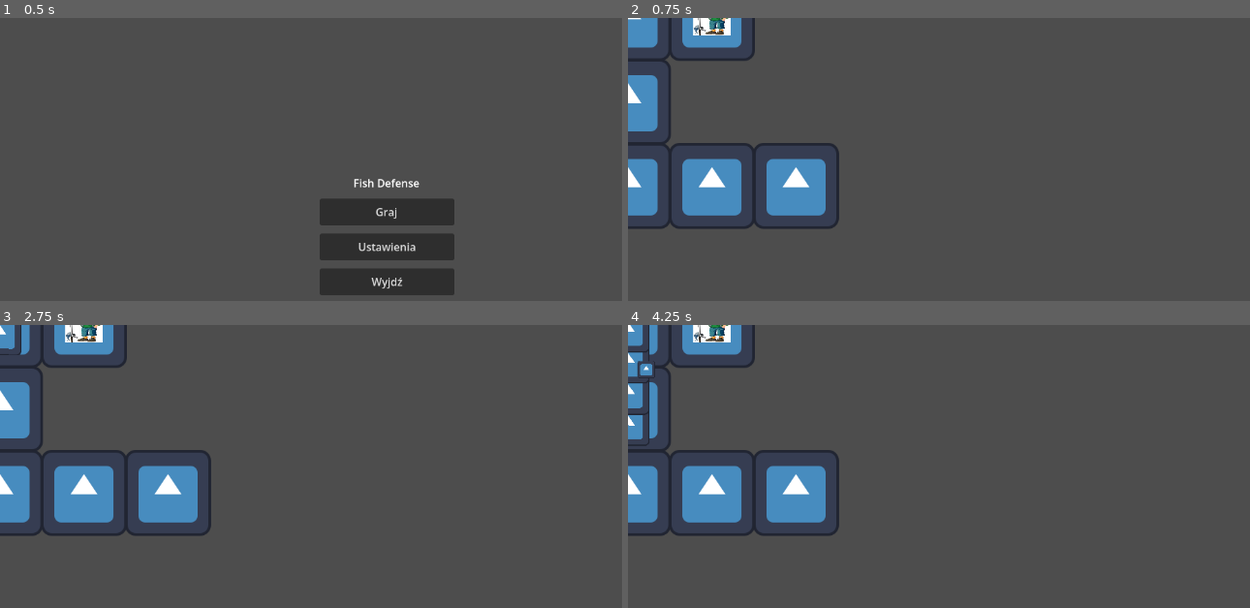
Above: before the commit, frames 1-4 (two rows, left to right).
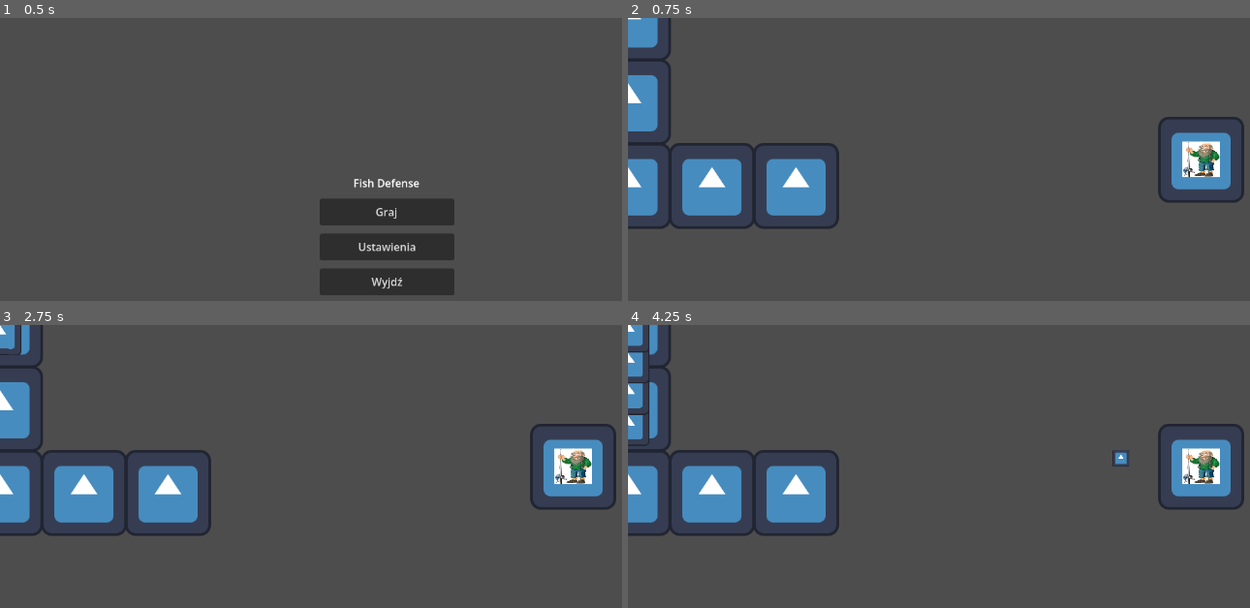
Above: after the commit, the same moments.

Repository: 1p22geo/dzem
Game: Godot game, scene res://scenes/ui/MainMenu.tscn
Two runs of this game, one before a commit and one after it. Both use one fixed random seed, a clock stepped at 60 frames per second and the inputs below. The engine's default icon, where the game draws it, is replaced by a stand-in: a white triangle on a blue panel in a dark square.
Inputs (mouse positions are in pixels of both pictures, inside the frame that each line leads up to):
- Up to frame 1 (0.5 s): no input
- Up to frame 2 (0.75 s): click "Graj" at 0.5 s
- Up to frame 3 (2.75 s): tap Enter at 1.25 s; move the mouse to (559, 520) at 1.27 s; click (559, 520) at 1.42 s; tap Space at 2 s; move the mouse to (230, 565) at 2.02 s; click (230, 565) at 2.17 s
- Up to frame 4 (4.25 s): tap Enter at 2.75 s; move the mouse to (1094, 446) at 2.77 s; click (1094, 446) at 2.92 s; move the mouse to (outside the picture) at 3.52 s; click (outside the picture) at 3.67 s

Frame 1 is identical in both runs. In frame 2, 3.6% of the frame differs, in the area x 6-100%, y 0-66%; in frame 3, 3.6%; in frame 4, 3.9%, in the area x 1-100%, y 0-66%.

Commit message:
fix disapearing ammo

Diff:
--- a/resources/tower_defs/TestTower.tres
+++ b/resources/tower_defs/TestTower.tres
@@ -11,5 +11,5 @@
 projectile_speed = 180.0
 damage = 1.0
 name = "Test Tower"
-attackRange = 150
+attackRange = 1500
 fire_delay = 1.0
--- a/scenes/maps/Level1.tscn
+++ b/scenes/maps/Level1.tscn
@@ -17,7 +17,7 @@
 
 [node name="Platform" parent="tiles" unique_id=1084195734 instance=ExtResource("2_cnp4h")]
 top_level = true
-position = Vector2(125, 0)
+position = Vector2(853, 211)
 tower = ExtResource("2_ry3nc")
 
 [node name="Spawner" parent="tiles" unique_id=1579113028 node_paths=PackedStringArray("next") instance=ExtResource("3_nuvw0")]
--- a/scripts/core/Enemy.gd
+++ b/scripts/core/Enemy.gd
@@ -14,6 +14,7 @@
 
 # Called when the node enters the scene tree for the first time.
 func _ready() -> void:
+	add_to_group("enemies")
 	if type != null:
 		$Sprite2D.texture = type.texture
 		hp = type.health;
--- a/scripts/core/Projectile.gd
+++ b/scripts/core/Projectile.gd
@@ -5,6 +5,8 @@
 var target:Enemy;
 var speed:float;
 var damage:float;
+var flight_direction: Vector2 = Vector2.RIGHT
+const DESPAWN_MARGIN := 64.0
 
 # Called when the node enters the scene tree for the first time.
 func _ready() -> void:
@@ -13,14 +15,26 @@
 
 # Called every frame. 'delta' is the elapsed time since the previous frame.
 func _process(delta: float) -> void:
-	if not is_instance_valid(target):
+	if is_instance_valid(target):
+		var target_vector := target.global_position - global_position
+		if target_vector != Vector2.ZERO:
+			flight_direction = target_vector.normalized()
+	elif flight_direction == Vector2.ZERO:
 		queue_free()
 		return
 
-	global_position = global_position.move_toward(target.global_position, speed * delta)
+	global_position += flight_direction * speed * delta
 
-	if global_position.distance_to(target.global_position) <= 4.0:
-		target.hp -= damage;
+	for enemy in get_tree().get_nodes_in_group("enemies"):
+		if not is_instance_valid(enemy):
+			continue
+		if enemy.hp <= 0:
+			continue
+		if global_position.distance_to(enemy.global_position) <= 4.0:
+			enemy.hp -= damage
+			queue_free()
+			return
+
+	var viewport_rect := get_viewport_rect().grow(DESPAWN_MARGIN)
+	if not viewport_rect.has_point(global_position):
 		queue_free()
-		target = null
-		return
